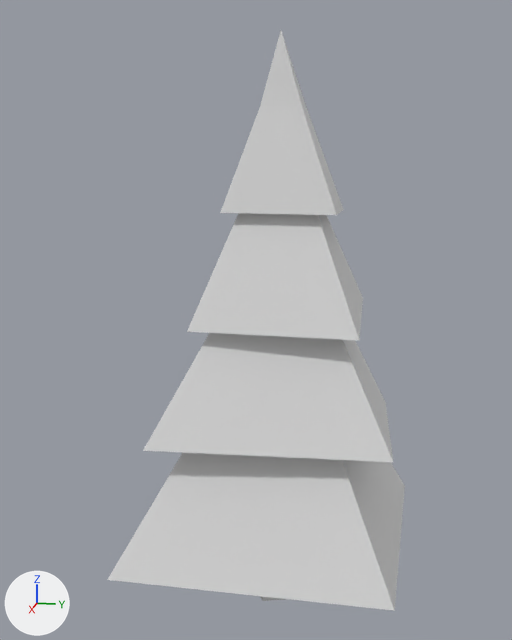
One commit to the glTF model public/models/tree-conifer.glb: the scene before it, then after it.
Rendered twice from a 50 mm lens placed at (6.76, 1.16, 4.71), pointed at (0.06, -0.18, 3.03). Lighting does not change. The marker at lower left points along +X, +Y and +Z. Where no turn or scale is listed for an object, it has been applied to the vertices.

Names of what the first picture shows: 'tree-conifer'.
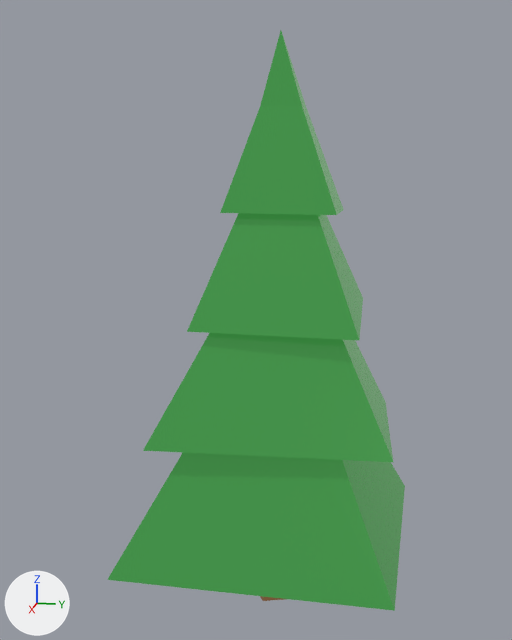
Boxes [x1, y1, x2, y2] around the edits, measured in the pictures (512 x 640 px):
'tree-conifer', recoloured (grey to green): [107, 31, 405, 611] in both

Patch to the scene script:
```diff
--- a/public/models/tree-conifer.glb.py
+++ b/public/models/tree-conifer.glb.py
@@ img_base @@
+img_base = load_image('base', '_unpacked/base', 1024, 1024, 'sRGB')
@@ mat_lowpoly_colors_001 @@
+mat_lowpoly_colors_001 = bpy.data.materials.new('LOWPOLY-COLORS.001')
+# uses the picture img_base
@@ me_tree_conifer @@
 me_tree_conifer.from_pydata(...)  # 48 vertices, 66 faces; spans x -1.16..1.28, y -1.35..1.37, z -0.01..5.72
-me_tree_conifer.materials.append(mat_lowpoly_colors)  # white #e7e7e7
+me_tree_conifer.materials.append(mat_lowpoly_colors_001)
```
